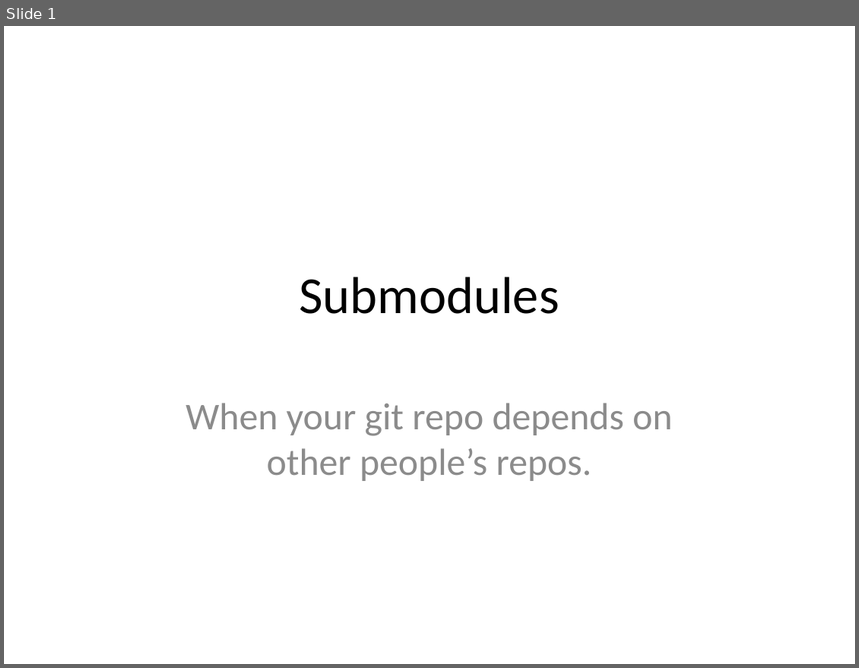
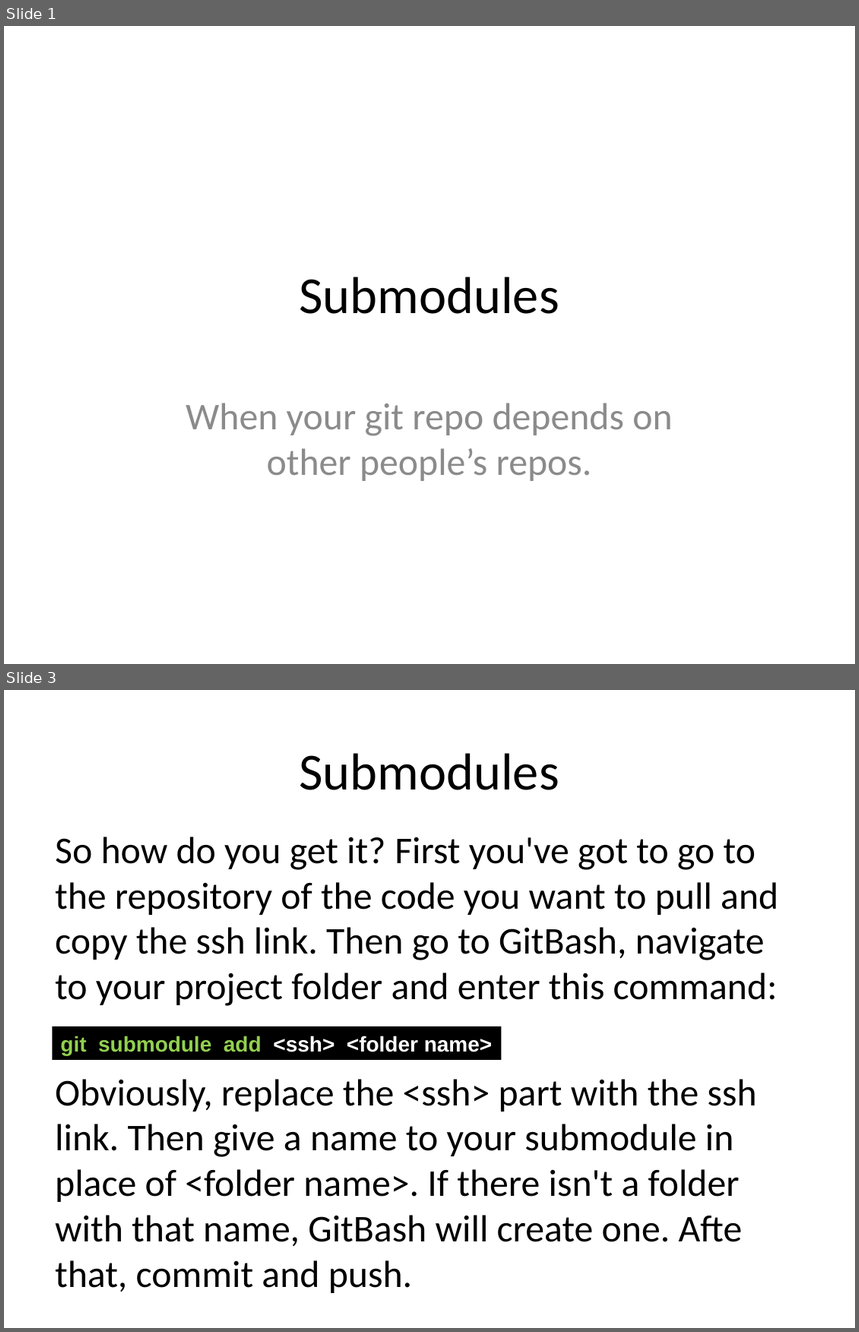
Before and after one commit to JaceTan/programming-notes, a slide deck: Submodules.pptx. Shown one above the other, each under a label of ours: slide 1 before the commit, slides 1 and 3 after it; the slides between them are not shown. The pictures are 859x668 and 859x1332 pixels, drawn with LibreOffice and Linux fonts; fonts in the diff are those of the drawing. Boxes give left, top, right and bottom in pixels: in the first picture for what was removed or moved away, otherwise in the second. Text is boxed around its words. In the diff, an @@ line names an element or a change of style, - is before the commit and + after.

```diff
--- a/Submodules.pptx
+++ b/Submodules.pptx
@@ slide 3 added at (4,690,855,1328), background #FFFFFF @@
@@ title added at (300,753,560,790), 44 pt, text #000000 @@
+Submodules
@@ text added at (55,837,778,1293), 32 pt, text #000000 @@
+So how do you get it? First you've got to go to the repository of the code you want to pull and copy the ssh link. Then go to GitBash, navigate to your project folder and enter this command:
+Obviously, replace the <ssh> part with the ssh link. Then give a name to your submodule in place of <folder name>. If there isn't a folder with that name, GitBash will create one. Afte that, commit and push.
@@ rectangle added at (53,1026,502,1059), fill #000000, 18 pt, text #FFFFFF, bold @@
+git submodule add <ssh> <folder name>
```
Also in this commit, not shown: 4 other slides added, 5 slides removed, 2 other files.
